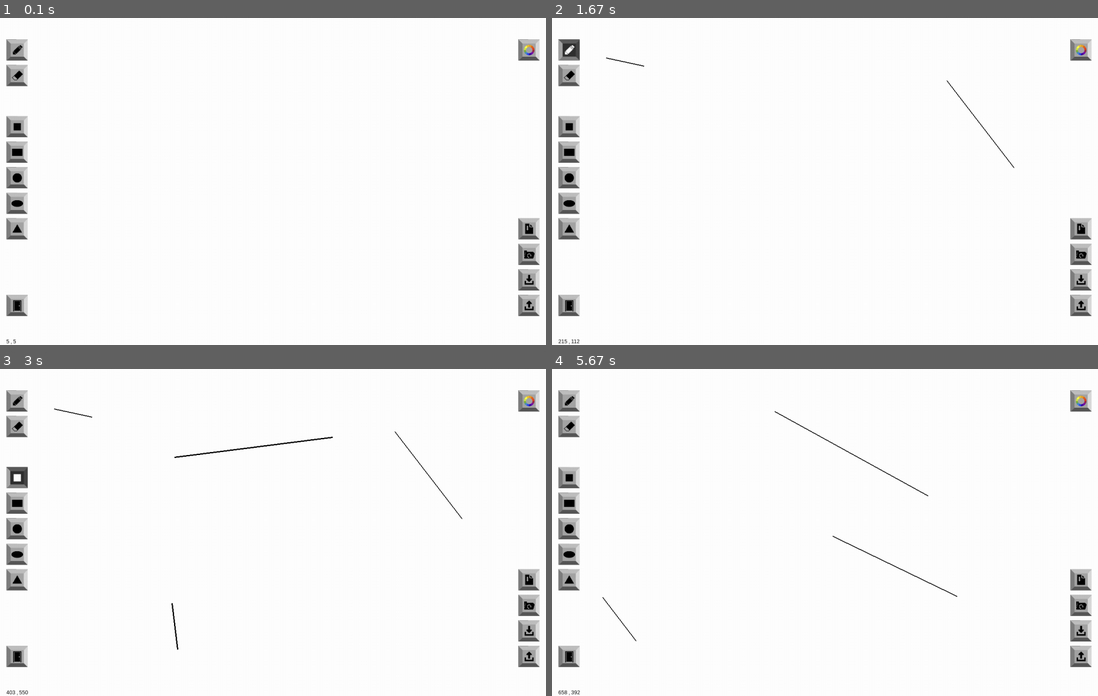
Above: before the commit, frames 1-4 (two rows, left to right).
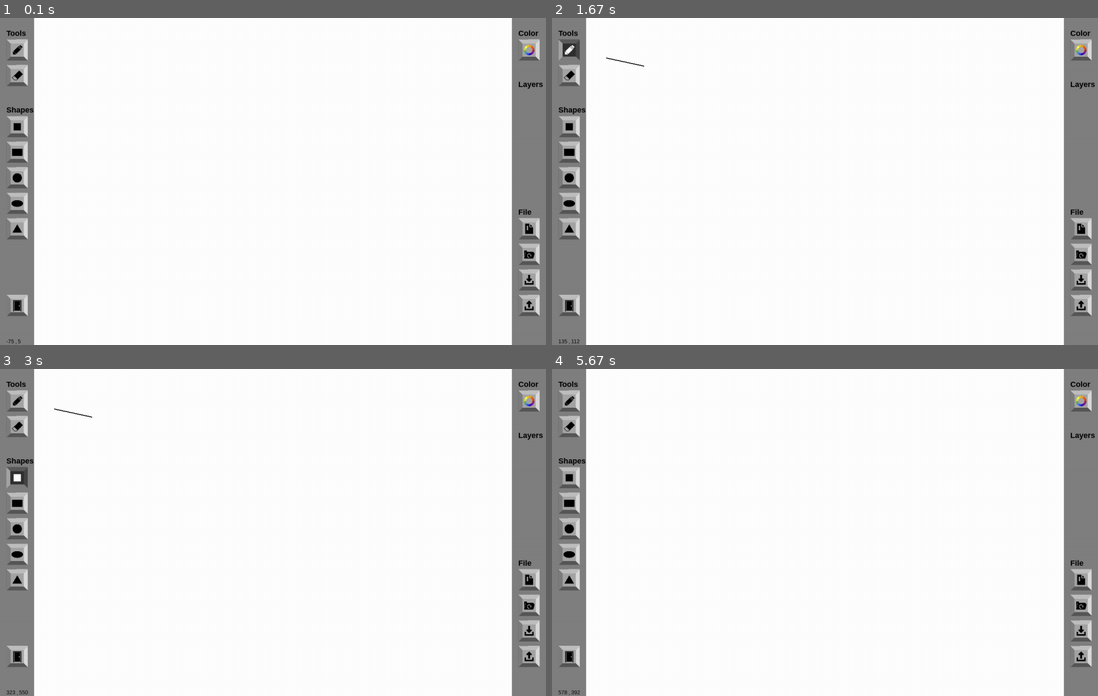
Above: after the commit, the same moments.

Repository: andrewkb1004-del/Drawing-Pygame-Software-andrewkb1004-del
Game: pygame game, started from src/project.py
The game is run twice, just before and just after one commit, with the same random seed, the same clock (stepped at 60 frames per second) and the same inputs.
Inputs (mouse positions are in pixels of both pictures, inside the frame that each line leads up to):
- Up to frame 1 (0.1 s): no input
- Up to frame 2 (1.67 s): press the mouse at (1081, 253) at 0.37 s; move the mouse to (1010, 168) at 0.47 s; release the mouse at (945, 80) at 0.6 s; press the mouse at (568, 50) at 0.7 s; move the mouse to (606, 57) at 0.8 s; release the mouse at (644, 63) at 0.93 s; tap  at 1 s; hold F from 1.33 s (still down)
- Up to frame 3 (3 s): release F at 1.8 s; click (262, 650) at 1.88 s; press the mouse at (16, 476) at 2.2 s; move the mouse to (174, 457) at 2.3 s; release the mouse at (333, 437) at 2.43 s; click (174, 650) at 2.55 s; press the mouse at (174, 650) at 2.87 s; move the mouse to (169, 601) at 2.97 s
- Up to frame 4 (5.67 s): release the mouse at (715, 558) at 3.1 s; press the mouse at (726, 650) at 3.2 s; move the mouse to (710, 620) at 3.3 s; release the mouse at (693, 591) at 3.43 s; click (568, 424) at 3.55 s; tap C at 3.83 s; hold  4.17-4.63 s; press the mouse at (568, 552) at 4.7 s; move the mouse to (601, 597) at 4.8 s; release the mouse at (633, 640) at 4.93 s; press the mouse at (1081, 578) at 5.03 s; move the mouse to (928, 496) at 5.13 s; release the mouse at (775, 411) at 5.27 s; press the mouse at (1081, 656) at 5.37 s; move the mouse to (956, 594) at 5.47 s; release the mouse at (830, 535) at 5.6 s

The runs differ from the first frame. In frame 1, 9.5% of the frame differs, in the area x 0-100%, y 0-100%; in frame 2, 9.6%; in frame 3, 9.8%; in frame 4, 9.8%.

Commit message:
1. Implement circle, oval, triangle tool codes 2. Make shape drawing follow mouse 3. Add text to the button sections

Diff:
--- a/src/project.py
+++ b/src/project.py
@@ -132,6 +132,32 @@
     height = abs(y2 - y1)
     return pygame.Rect(x, y, width, height)
 
+def get_circle(pos1, pos2):
+    x1, y1 = pos1[0], pos1[1]
+    x2, y2 = pos2[0], pos2[1]
+
+    width = abs(x2 - x1)
+    height = abs(y2 - y1)
+    size = min(width, height)
+    radius = size // 2
+
+    if x1 < x2:
+        x = x1 + radius
+    else:
+        x = x1 - radius
+
+    if y1 < y2:
+        y = y1 + radius
+    else:
+        y = y1 - radius
+
+    return x, y, radius
+
+def get_triangle(pos1, pos2):
+    x1, y1 = pos1[0], pos1[1]
+    x2, y2 = pos2[0], pos2[1]
+    return ((x1, y1), (x1+(x2-x1)//2, y2), (x2,y1))
+
 def create_left_buttons(edge_padding, button_padding, button_w, button_h):
     # --- Create left side buttons ---
     button_x = edge_padding
@@ -262,6 +288,19 @@
 
     global buttons_list
     buttons_list.extend([color_button, save_button, load_button, import_button, export_button])
+
+def draw_shape(active_tool, layer, draw_color, start_pos, current_pos, shape_width):
+    if active_tool == "square":
+        pygame.draw.rect(layer, draw_color, get_square(start_pos, current_pos), shape_width)
+    elif active_tool == "rect":
+        pygame.draw.rect(layer, draw_color, get_rect(start_pos, current_pos), shape_width)
+    elif active_tool == "circle":
+        x, y , radius = get_circle(start_pos, current_pos)
+        pygame.draw.circle(layer, draw_color, (x, y), radius, shape_width)
+    elif active_tool == "oval":
+        pygame.draw.ellipse(layer, draw_color, get_rect(start_pos, current_pos), shape_width)
+    elif active_tool == "triangle":
+        pygame.draw.polygon(layer, draw_color, get_triangle(start_pos, current_pos), shape_width)
 
 def main():
     pygame.init()
@@ -280,7 +319,6 @@
 
     line_thickness = 2 # Initial brush size
     current_color = BLACK # Default drawing color
-    background_color = WHITE
     fps = 60
 
     edge_padding = 15
@@ -293,10 +331,18 @@
     create_left_buttons(edge_padding, button_padding, button_w, button_h)
     create_right_buttons(edge_padding, button_padding, button_w, button_h, screen_width)
 
-
     # Create a separate surface for drawing.
-    canvas = pygame.Surface((screen_width, screen_height))
-    canvas.fill(background_color)
+    canvas_border_width = edge_padding + button_w + edge_padding
+    layer0 = pygame.Surface((screen_width - canvas_border_width*2, screen_height))
+    layer0.fill(CANVAS_BG)
+
+    # Create a surface to draw temp shapes
+    tmp_layer = pygame.Surface((screen_width - canvas_border_width*2, screen_height))
+    tmp_layer.set_colorkey(TRANSPARENT_BG) # Makes this color as transparent
+    tmp_layer.fill(TRANSPARENT_BG)
+
+    layers_list = [layer0]
+    current_layer = layer0
 
     global running
     global active_tool
@@ -309,10 +355,13 @@
     last_pos = None # To store the last mouse position for continuous lines
     clock = pygame.time.Clock() # To control the frame rate
     start_pos = None # Use for square, rect, circle, oval, and triangle
+    shape_width = 0  # Set to 0 to have the shape filled. Set to non-zero to specify the line width of the shape edges
 
     while running:
+        screen.fill(SCREEN_BG)
+
         if active_tool == "eraser":
-            draw_color = background_color
+            draw_color = CANVAS_BG
         else:
             draw_color = current_color
 
@@ -325,18 +374,18 @@
             if event.type == pygame.MOUSEBUTTONDOWN:
                 if event.button == 1:  # Left mouse button
                     mouse_button_down = True
-                    if event.pos[0] > edge_padding + button_w + edge_padding and event.pos[0] < screen_width - (edge_padding + button_w + edge_padding):
-                        last_pos = event.pos # Start drawing from current position
+                    if event.pos[0] > canvas_border_width and event.pos[0] < screen_width - canvas_border_width:
+                        last_pos = (event.pos[0] - canvas_border_width, event.pos[1]) # Start drawing from current position
+
+                        # This section of code draws the shape for the click, release, click operation
                         if active_tool in ["square", "rect", "circle", "oval", "triangle"]:
                             if start_pos is None:
-                                start_pos = event.pos
+                                start_pos = (event.pos[0] - canvas_border_width, event.pos[1])
                             else:
-                                if active_tool == "square":
-                                    pygame.draw.rect(canvas, draw_color, get_square(start_pos, event.pos))
-                                    start_pos = None
-                                elif active_tool == "rect":
-                                    pygame.draw.rect(canvas, draw_color, get_rect(start_pos, event.pos))
-                                    start_pos = None
+                                tmp_layer.fill(TRANSPARENT_BG)
+                                current_pos = (event.pos[0] - canvas_border_width, event.pos[1])
+                                draw_shape(active_tool, current_layer, draw_color, start_pos, current_pos, shape_width)
+                                start_pos = None
 
             # Mouse Button Up Event
             if event.type == pygame.MOUSEBUTTONUP:
@@ -344,16 +393,30 @@
                     mouse_button_down = False
                     last_pos = None # Reset last_pos when button is released
 
+                    # This section of code draws the shape for the click, drag, release operation
+                    current_pos = (event.pos[0] - canvas_border_width, event.pos[1])
+                    if active_tool in ["square", "rect", "circle", "oval", "triangle"] and start_pos is not None and current_pos != start_pos:
+                        tmp_layer.fill(TRANSPARENT_BG)
+                        draw_shape(active_tool, current_layer, draw_color, start_pos, current_pos, shape_width)
+                        start_pos = None
+
             # Mouse Motion Event
             if event.type == pygame.MOUSEMOTION:
-                if mouse_button_down:
-                    if event.pos[0] > edge_padding + button_w + edge_padding and event.pos[0] < screen_width - (edge_padding + button_w + edge_padding):
-                        current_pos = event.pos
-                        if last_pos:
-                            # Draw a line from the last position to the current position
-                            # This makes the drawing smooth rather than just dots
-                            pygame.draw.line(canvas, draw_color, last_pos, current_pos, line_thickness)
-                        last_pos = current_pos # Update last_pos for the next segment
+                if active_tool in ["pen", "eraser"]:
+                    if mouse_button_down:
+                        if event.pos[0] > canvas_border_width and event.pos[0] < screen_width - canvas_border_width:
+                            current_pos = (event.pos[0] - canvas_border_width, event.pos[1])
+                            if last_pos:
+                                # Draw a line from the last position to the current position
+                                # This makes the drawing smooth rather than just dots
+                                pygame.draw.line(current_layer, draw_color, last_pos, current_pos, line_thickness)
+                            last_pos = current_pos # Update last_pos for the next segment
+
+                # Follow the mouse movement and draw the shape and tmp_layer
+                elif active_tool in ["square", "rect", "circle", "oval", "triangle"] and start_pos is not None:
+                    tmp_layer.fill(TRANSPARENT_BG)
+                    current_pos = (event.pos[0] - canvas_border_width, event.pos[1])
+                    draw_shape(active_tool, tmp_layer, draw_color, start_pos, current_pos, shape_width)
 
             # Keyboard Events
             if event.type == pygame.KEYDOWN:
@@ -368,47 +431,66 @@
                     current_color = BLUE
                 elif event.key == pygame.K_5:
                     current_color = YELLOW
-                elif event.key == pygame.K_6: # Assign PURPLE to key 6
+                elif event.key == pygame.K_6:
                     current_color = PURPLE
                 elif event.key == pygame.K_0: # Assign background_color to key 0.  This is essentially the eraser.
-                    current_color = background_color
+                    current_color = CANVAS_BG
 
                 # Clear Screen
                 elif event.key == pygame.K_c:
-                    canvas.fill(background_color) # Fill the canvas surface with background color
+                    current_layer.fill(CANVAS_BG) # Fill the canvas surface with background color
+
+                # Toggle shape fill
+                elif event.key == pygame.K_f:
+                    if shape_width == 0:
+                        shape_width = line_thickness
+                    else:
+                        shape_width = 0
 
                 # Change Brush Size
                 elif event.key == pygame.K_LEFTBRACKET: # [ key
                     line_thickness = max(1, line_thickness - 1) # Decrease, min 1
-                    #print(f'Thickness = {line_thickness}')
+                    shape_width = line_thickness
                 elif event.key == pygame.K_RIGHTBRACKET: # ] key
                     line_thickness = min(50, line_thickness + 1) # Increase, max 50
-                    #print(f'Thickness = {line_thickness}')
+                    shape_width = line_thickness
 
             # Handling event for the buttons
             for button in buttons_list:
                 button.handle_event(event)
 
         # --- Drawing ---
-        # Blit (copy) the canvas surface onto the main screen display
-        screen.blit(canvas, (0, 0))
-
-        # Draw the buttons onto the screen
+        # Draw layers
+        for layer in layers_list:
+            screen.blit(layer, (canvas_border_width, 0))
+        screen.blit(tmp_layer, (canvas_border_width, 0))
+
+        # Draw the buttons onto the on screen
         for button in buttons_list:
             if button.tool != active_tool:
                 button.is_active = False
             button.draw(screen)
 
-        # Draw tooltip over buttons
+        # Draw the button section texts on the screen
+        font = pygame.font.SysFont('Arial', 18, bold=True)
+        # Left side
+        screen.blit(font.render("Tools"  , True, BLACK), (edge_padding, 50-25))
+        screen.blit(font.render("Shapes" , True, BLACK), (edge_padding, 50-25+(button_h+button_padding)*3))
+        # Right side
+        screen.blit(font.render("Color"  , True, BLACK), (screen_width - edge_padding - button_w, 50-25))
+        screen.blit(font.render("Layers" , True, BLACK), (screen_width - edge_padding - button_w, 50-25+(button_h+button_padding)*2))
+        screen.blit(font.render("File"   , True, BLACK), (screen_width - edge_padding - button_w, 50-25+(button_h+button_padding)*7))
+
+        # Display mouse coordinate at the bottom left of the screen
+        mouse_pos = pygame.mouse.get_pos()
+        mouse_coordinate_text = f"{mouse_pos[0]- canvas_border_width} , {mouse_pos[1]}"
+        font = pygame.font.SysFont('Arial', 12)
+        mouse_coor_surface = font.render(mouse_coordinate_text , True, BLACK)
+        screen.blit(mouse_coor_surface, (15, screen_height-15))
+
+        # Draw button tooltip on the screen
         for button in buttons_list:
             button.draw_tooltip(screen)
-
-        # Display mouse coordinate at the bottom left of the screen
-        mouse_pos = pygame.mouse.get_pos()
-        mouse_coordinate_text = f"{mouse_pos[0]} , {mouse_pos[1]}"
-        font = pygame.font.SysFont('Arial', 12)
-        text_surface = font.render(mouse_coordinate_text , True, BLACK)
-        screen.blit(text_surface, (15, screen_height-15))
 
         # --- Update the Display ---
         pygame.display.flip()
@@ -424,11 +506,15 @@
     # Define some colors
     BLACK = (0, 0, 0)
     WHITE = (255, 255, 255)
+    GRAY = (128, 128, 128)
     RED = (255, 0, 0)
     GREEN = (0, 255, 0)
     BLUE = (0, 0, 255)
     YELLOW = (255, 255, 0)
     PURPLE = (128, 0, 128)
+    CANVAS_BG = WHITE
+    SCREEN_BG = GRAY
     TOOLTIP_BG = (255, 255, 200)
+    TRANSPARENT_BG = (255, 254, 253)
 
     main()
